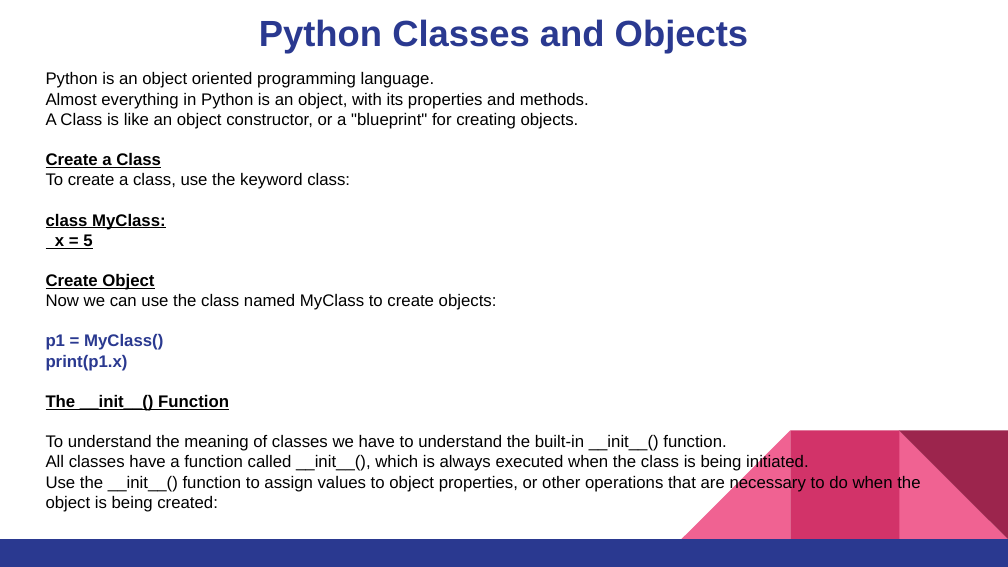
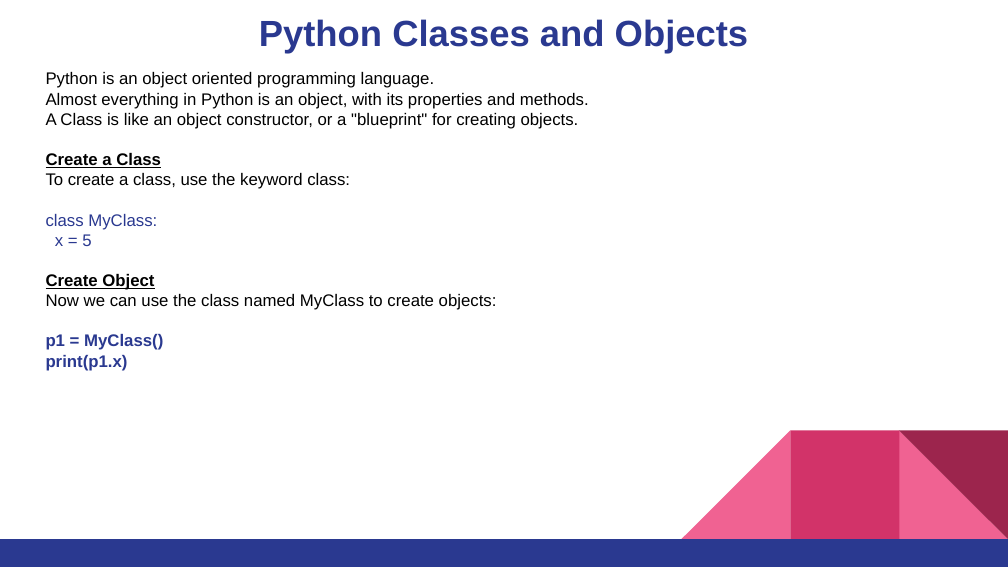
Before and after one commit to pnytrainingrepo/artificial-intelligence, a slide deck: slide 16 of Python-Programming-Week02.pptx. Drawn at 1008x567 pixels with LibreOffice and Linux fonts; fonts in the diff are those of the drawing. Boxes give left, top, right and bottom in pixels: in the first picture for what was removed or moved away, otherwise in the second. Text is boxed around its words. In the diff, an @@ line names an element or a change of style, - is before the commit and + after.

```diff
--- a/Python-Programming-Week02.pptx
+++ b/Python-Programming-Week02.pptx
@@ text at [46, 214, 157, 246]: text colour #000000 to #2A3990, bold off, underline off in "class MyClass: x = 5" @@
@@ text at [46, 395, 920, 512]: paragraphs removed @@
-The __init__() Function
-To understand the meaning of classes we have to understand the built-in __init__() function.
-All classes have a function called __init__(), which is always executed when the class is being initiated.
-Use the __init__() function to assign values to object properties, or other operations that are necessary to do when the object is being created:
```
Also in this commit, not shown: 2 other slides changed, 10 slides added, 2 slides removed, 24 other files.
